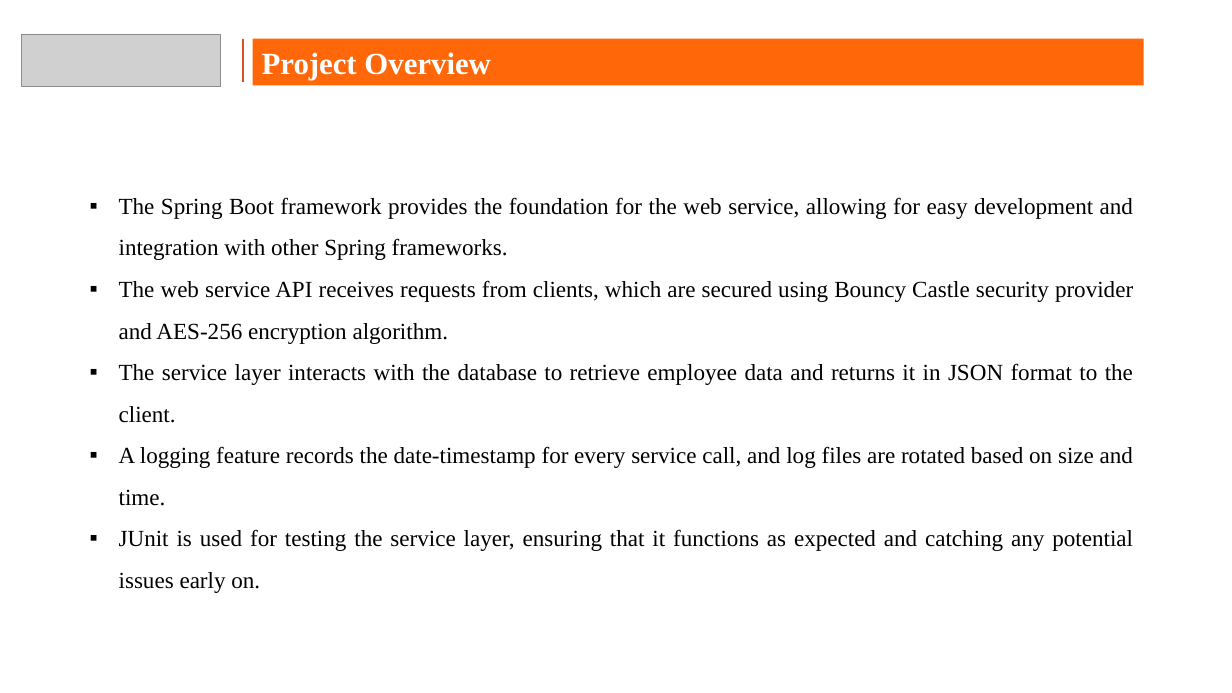
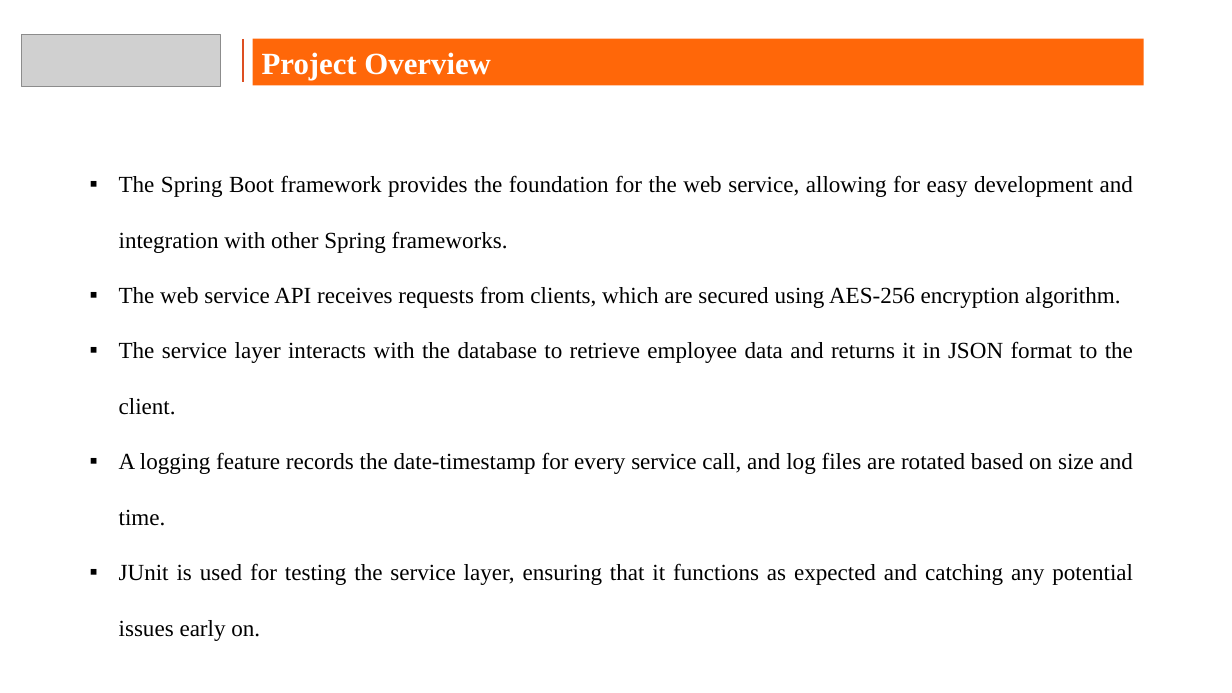
Before and after one commit to rootAdminB/hdfc_capstone_project_submission, a slide deck: slide 4 of capstone_ppt_tushar_bawankar.pptx. Drawn at 1232x693 pixels with LibreOffice and Linux fonts; fonts in the diff are those of the drawing; grey boxes stand for pictures; background and template pictures are left out. Boxes give left, top, right and bottom in pixels: in the first picture for what was removed or moved away, otherwise in the second. Text is boxed around its words. In the diff, an @@ line names an element or a change of style, - is before the commit and + after.

```diff
--- a/capstone_ppt_tushar_bawankar.pptx
+++ b/capstone_ppt_tushar_bawankar.pptx
@@ text "The Spring Boot framework provides ...": place and size @@
-text "The Spring Boot framework provides ..." at bbox=[119, 197, 1133, 593]
+text "The Spring Boot framework provides ..." at bbox=[119, 175, 1133, 641]
@@ text at bbox=[119, 175, 1133, 641]: line spacing 1.5 to 2 @@
@@ text at bbox=[119, 286, 1120, 308]: text changed @@
-▪ The web service API receives requests from clients, which are secured using Bouncy Castle security provider and AES-256 encryption algorithm.
+▪ The web service API receives requests from clients, which are secured using AES-256 encryption algorithm.
```
Also in this commit, not shown: 4 other slides changed, 1 slide added, 1 slide removed, 3 other files.
